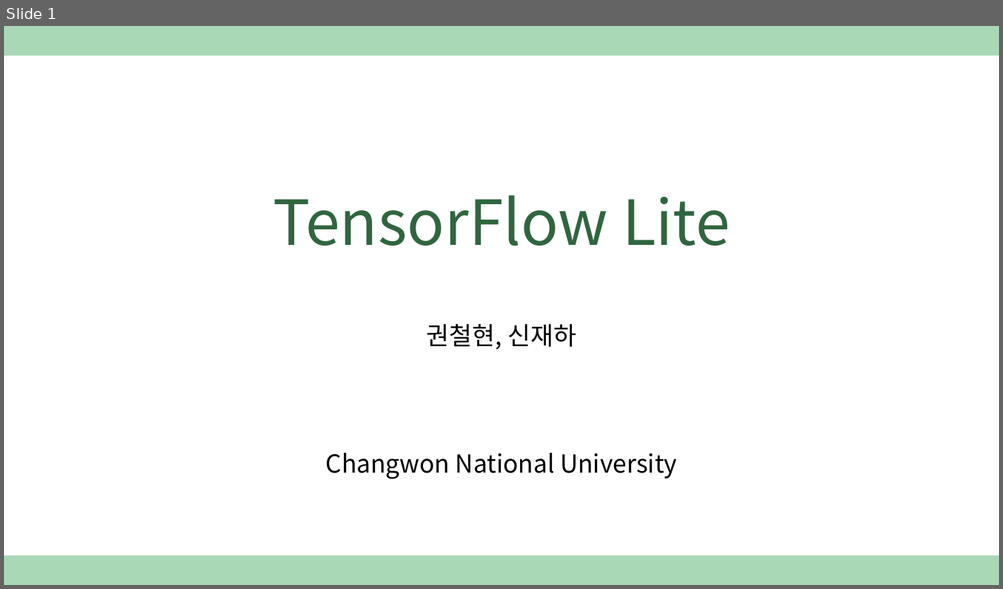
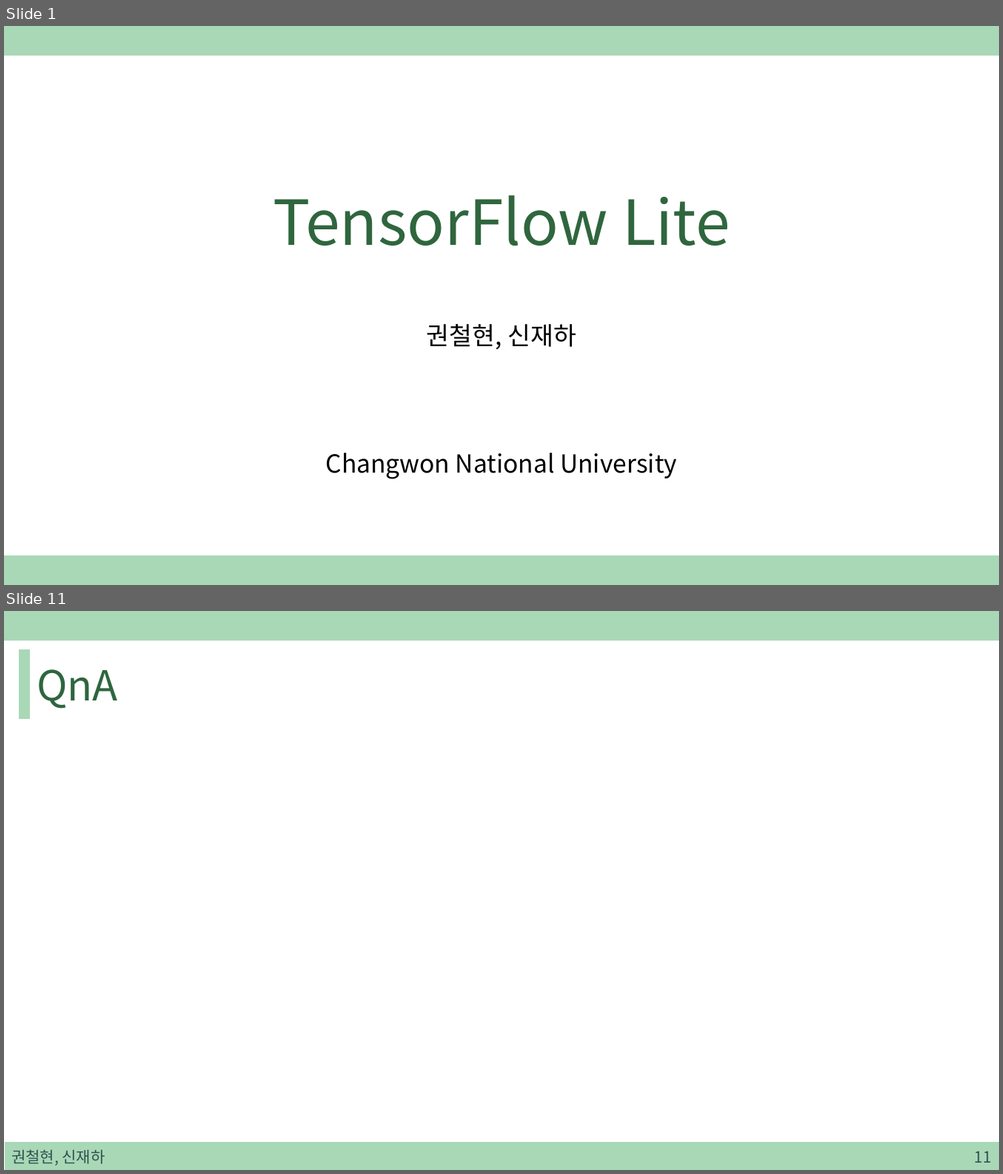
Before and after one commit to sjh4287/capston, a slide deck: 2022.01.07/TensorFlow Lite.pptx. Shown one above the other, each under a label of ours: slide 1 before the commit, slides 1 and 11 after it; the slides between them are not shown. The pictures are 1003x589 and 1003x1174 pixels, drawn with LibreOffice and Linux fonts; fonts in the diff are those of the drawing. Boxes give left, top, right and bottom in pixels: in the first picture for what was removed or moved away, otherwise in the second. Text is boxed around its words. In the diff, an @@ line names an element or a change of style, - is before the commit and + after.

```diff
--- a/2022.01.07/TensorFlow Lite.pptx
+++ b/2022.01.07/TensorFlow Lite.pptx
@@ slide 11 added at <box>4,611,999,1170</box>, background #FFFFFF; not listed: 1 template element that a slide beside it also shows @@
@@ rectangle added at <box>20,649,29,718</box>, fill #A9D8B7, outline #A9D8B7 1 pt @@
@@ title added at <box>37,669,118,709</box>, 40 pt, text #2F663E @@
+QnA
@@ rectangle added at <box>5,1143,999,1170</box>, fill #A9D8B7, outline #A9D8B7 1 pt @@
@@ text added at <box>11,1150,105,1166</box>, 15 pt, text #305250 @@
+권철현, 신재하
@@ page number added at <box>974,1151,991,1163</box>, 15 pt, text #305250 @@
+11
```
Also in this commit, not shown: 9 other slides added.
